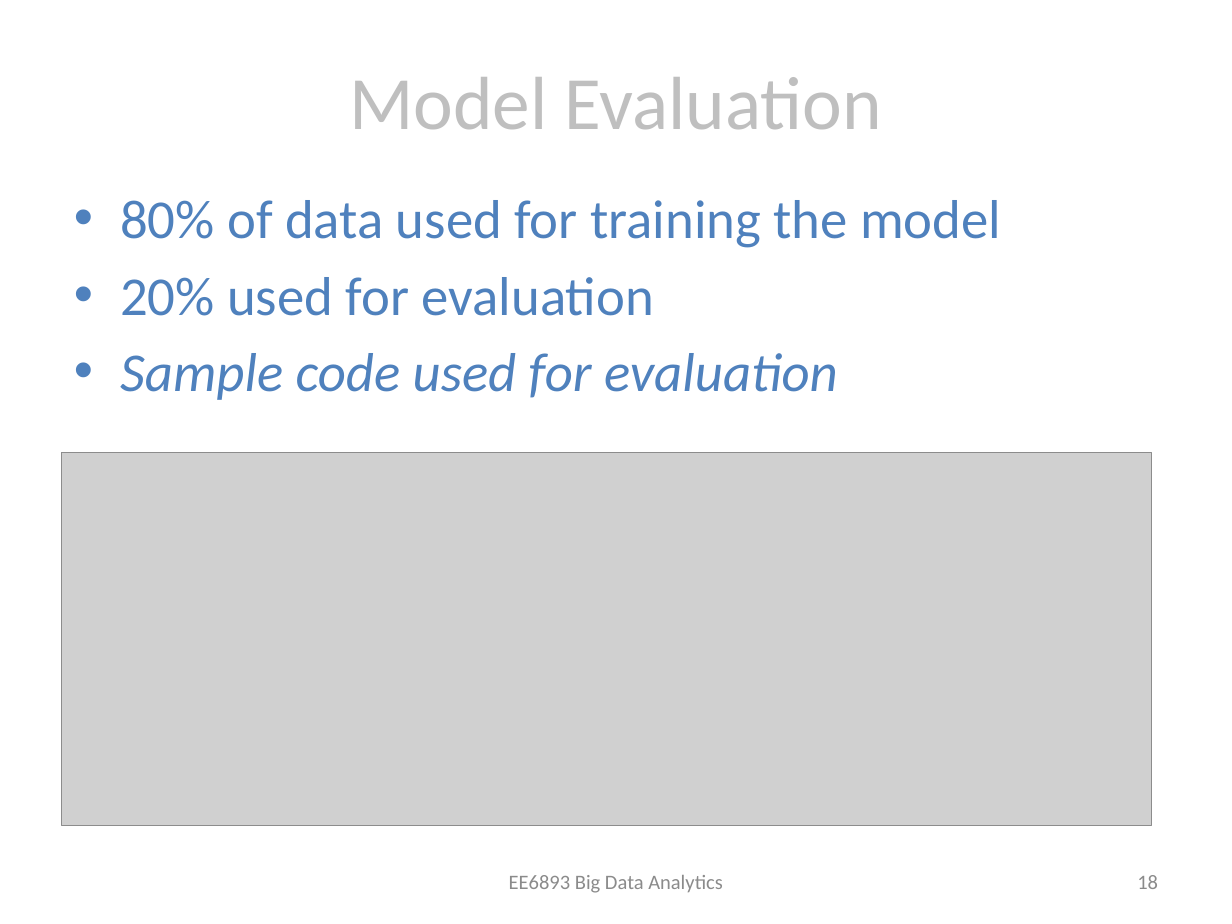
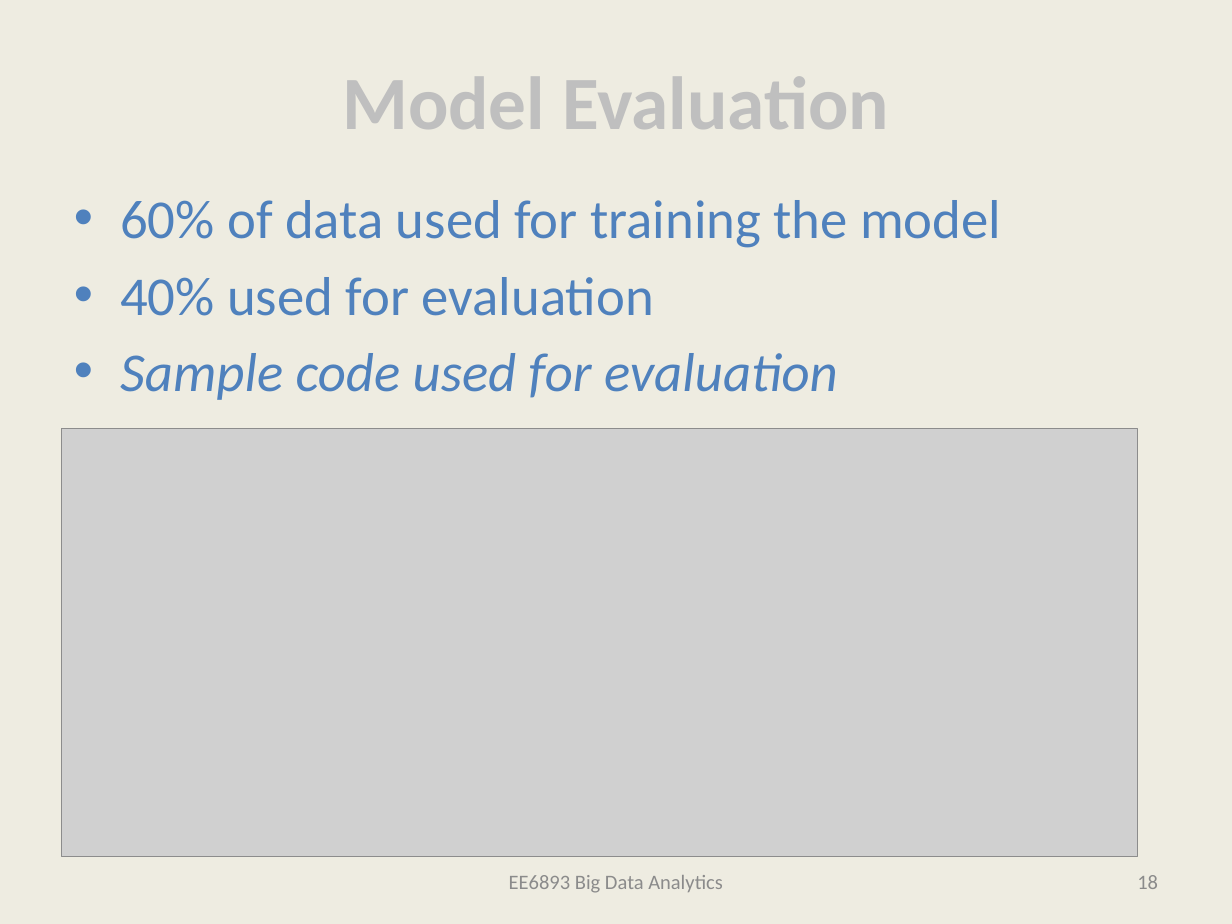
Before and after one commit to bertomartin/big-data-analytics, a slide deck: slide 17 of FinalPresentation.pptx. Drawn at 1232x924 pixels with LibreOffice and Linux fonts; fonts in the diff are those of the drawing; grey boxes stand for pictures. Boxes give left, top, right and bottom in pixels: in the first picture for what was removed or moved away, otherwise in the second. Text is boxed around its words. In the diff, an @@ line names an element or a change of style, - is before the commit and + after.

Commit message:
updating models. moving combined_features to live under models

```diff
--- a/FinalPresentation.pptx
+++ b/FinalPresentation.pptx
@@ background #FFFFFF to #EEECE1 @@
@@ title "Model Evaluation" at (342, 76, 889, 129): bold on @@
@@ text at (120, 200, 1001, 316): text changed @@
-• 80% of data used for training the model
-• 20% used for evaluation
+• 60% of data used for training the model
+• 40% used for evaluation
@@ picture: place and size @@
-picture at (62, 452, 1152, 825)
+picture at (62, 429, 1138, 856)
```
Also in this commit, not shown: 19 other slides changed, 6 slides added, 1 slide removed, 3 other files.
